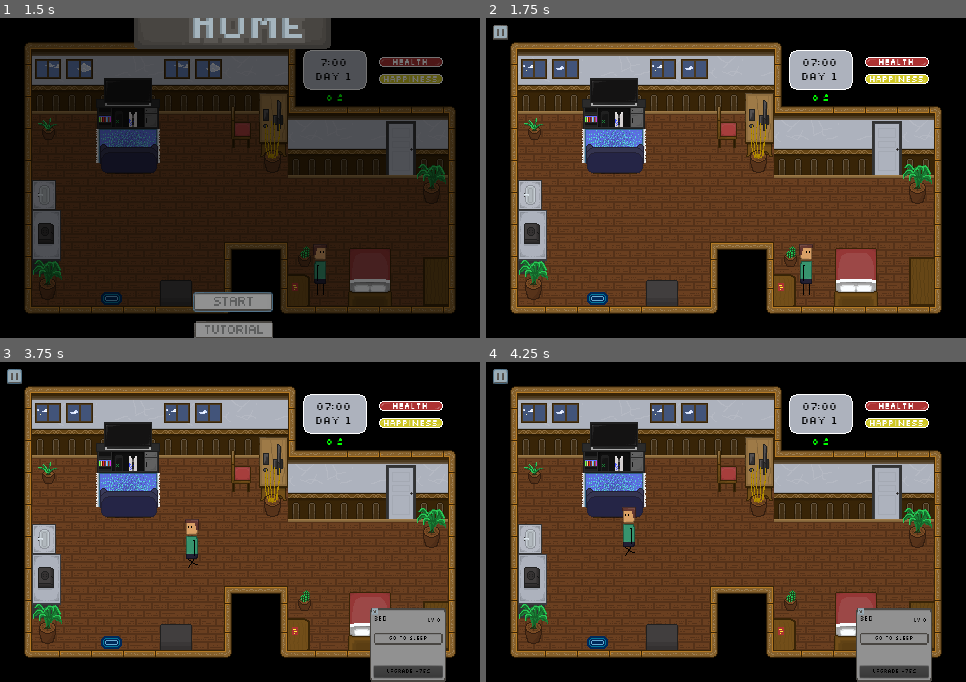
Above: before the commit, frames 1-4 (two rows, left to right).
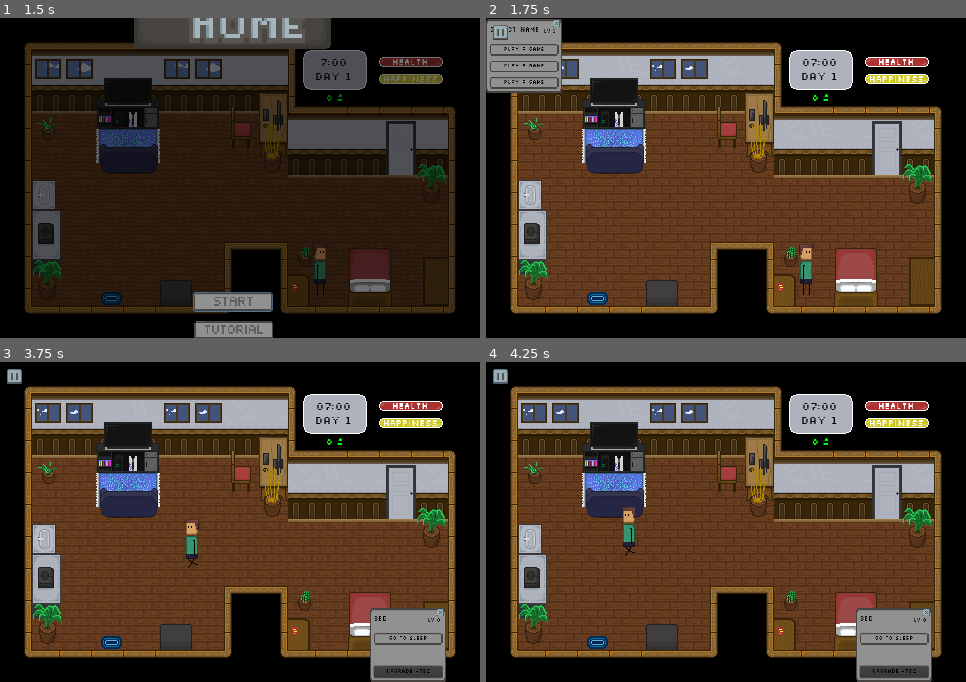
Above: after the commit, the same moments.

Repository: sun-wise-man/work-from-home
Game: Godot game, scene res://scenes/menu.tscn
The game is run twice, just before and just after one commit, with the same random seed, the same clock (stepped at 60 frames per second) and the same inputs.
Inputs (mouse positions are in pixels of both pictures, inside the frame that each line leads up to):
- Up to frame 1 (1.5 s): click (230, 190) at 0.5 s; click (230, 270) at 1.25 s
- Up to frame 2 (1.75 s): no input
- Up to frame 3 (3.75 s): click (38, 394) at 2 s, where only the run after the commit has a clickable "Play a game"; click (14, 374) at 2.75 s; tap Enter at 3.5 s; move the mouse to (369, 621) at 3.52 s; click (369, 621) at 3.67 s
- Up to frame 4 (4.25 s): no input

Frame 1 is identical in both runs. In frame 2, 3.4% of the frame differs, in the area x 0-16%, y 0-24%; in frame 3, less than 0.1%; in frame 4, less than 0.1%.
Error after the commit: Invalid get index '0' (on base: 'PoolIntArray'). (res://scenes/ActivitySystem.gd:70)

Commit message:
Move Close Button
Close button to the upper right corner

Diff:
--- a/scenes/main.tscn
+++ b/scenes/main.tscn
@@ -701,15 +701,15 @@
 "name": "idle",
 "speed": 6.0
 }, {
+"frames": [ ExtResource( 1 ), ExtResource( 5 ), ExtResource( 4 ), ExtResource( 3 ) ],
+"loop": true,
+"name": "walk",
+"speed": 8.0
+}, {
 "frames": [ SubResource( 7 ), SubResource( 8 ), SubResource( 9 ), SubResource( 10 ) ],
 "loop": true,
 "name": "eating",
 "speed": 3.0
-}, {
-"frames": [ ExtResource( 1 ), ExtResource( 5 ), ExtResource( 4 ), ExtResource( 3 ) ],
-"loop": true,
-"name": "walk",
-"speed": 8.0
 } ]
 
 [sub_resource type="RectangleShape2D" id=12]
@@ -990,59 +990,59 @@
 extra_spacing_char = 1
 font_data = ExtResource( 25 )
 
-[sub_resource type="StyleBoxTexture" id=85]
+[sub_resource type="StyleBoxTexture" id=74]
 texture = ExtResource( 58 )
 region_rect = Rect2( 4.50745, 4.30469, 40.8674, 43.7353 )
 
-[sub_resource type="StyleBoxTexture" id=86]
+[sub_resource type="StyleBoxTexture" id=75]
 texture = ExtResource( 58 )
 region_rect = Rect2( 54.7129, 4.6352, 40.3186, 43.9543 )
 
-[sub_resource type="StyleBoxFlat" id=74]
+[sub_resource type="StyleBoxFlat" id=76]
 bg_color = Color( 0, 0, 0, 0.705882 )
 
-[sub_resource type="StyleBoxFlat" id=75]
-
-[sub_resource type="DynamicFont" id=76]
+[sub_resource type="StyleBoxFlat" id=77]
+
+[sub_resource type="DynamicFont" id=78]
 size = 24
 font_data = ExtResource( 25 )
 
-[sub_resource type="DynamicFont" id=77]
+[sub_resource type="DynamicFont" id=79]
 size = 12
 font_data = ExtResource( 25 )
-
-[sub_resource type="DynamicFont" id=78]
-size = 10
-font_data = ExtResource( 25 )
-
-[sub_resource type="StyleBoxTexture" id=79]
-texture = ExtResource( 47 )
-region_rect = Rect2( 0.152283, 29.7171, 80.4895, 20.3907 )
 
 [sub_resource type="DynamicFont" id=80]
 size = 10
 font_data = ExtResource( 25 )
 
-[sub_resource type="StyleBoxFlat" id=81]
+[sub_resource type="StyleBoxTexture" id=81]
+texture = ExtResource( 47 )
+region_rect = Rect2( 0.152283, 29.7171, 80.4895, 20.3907 )
+
+[sub_resource type="DynamicFont" id=82]
+size = 10
+font_data = ExtResource( 25 )
+
+[sub_resource type="StyleBoxFlat" id=83]
 bg_color = Color( 0, 0, 0, 0.54902 )
 
-[sub_resource type="StyleBoxTexture" id=82]
+[sub_resource type="StyleBoxTexture" id=84]
 texture = ExtResource( 51 )
 region_rect = Rect2( 0, 0, 256, 256 )
 
-[sub_resource type="StyleBoxTexture" id=87]
+[sub_resource type="StyleBoxTexture" id=85]
 texture = ExtResource( 59 )
 region_rect = Rect2( 14.3605, 141.315, 228.119, 55.132 )
 
-[sub_resource type="StyleBoxTexture" id=88]
+[sub_resource type="StyleBoxTexture" id=86]
 texture = ExtResource( 59 )
 region_rect = Rect2( 270.339, 139.555, 227.52, 56.2813 )
 
-[sub_resource type="StyleBoxTexture" id=83]
+[sub_resource type="StyleBoxTexture" id=87]
 texture = ExtResource( 50 )
 region_rect = Rect2( 5.14925, 4.51936, 40.1181, 42.8931 )
 
-[sub_resource type="StyleBoxTexture" id=84]
+[sub_resource type="StyleBoxTexture" id=88]
 texture = ExtResource( 50 )
 region_rect = Rect2( 54.5065, 4.75858, 40.8945, 43.1891 )
 
@@ -1848,7 +1848,6 @@
 }
 
 [node name="ActivitySystem" type="Control" parent="GUI"]
-visible = false
 margin_right = 40.0
 margin_bottom = 40.0
 script = ExtResource( 28 )
@@ -1957,13 +1956,13 @@
 valign = 1
 
 [node name="ExitPopUp" type="Button" parent="GUI/ActivitySystem/Panel"]
-margin_left = 3.89053
-margin_top = 2.13708
-margin_right = 21.8905
-margin_bottom = 18.1371
-custom_styles/hover = SubResource( 85 )
-custom_styles/pressed = SubResource( 86 )
-custom_styles/normal = SubResource( 85 )
+margin_left = 175.289
+margin_top = 4.24679
+margin_right = 193.289
+margin_bottom = 20.2468
+custom_styles/hover = SubResource( 74 )
+custom_styles/pressed = SubResource( 75 )
+custom_styles/normal = SubResource( 74 )
 __meta__ = {
 "_edit_use_anchors_": false
 }
@@ -2109,17 +2108,17 @@
 margin_top = 6.61458
 margin_right = 21.6146
 margin_bottom = 21.6146
-custom_styles/hover = SubResource( 83 )
-custom_styles/pressed = SubResource( 84 )
-custom_styles/normal = SubResource( 83 )
-__meta__ = {
-"_edit_use_anchors_": false
-}
-[connection signal="hour_pass" from="." to="." method="_on_World_hour_pass"]
-[connection signal="hour_pass" from="." to="Objects/Windows" method="_on_World_hour_pass"]
+custom_styles/hover = SubResource( 87 )
+custom_styles/pressed = SubResource( 88 )
+custom_styles/normal = SubResource( 87 )
+__meta__ = {
+"_edit_use_anchors_": false
+}
+[connection signal="hour_pass" from="." to="GUI/Time" method="_on_World_hour_pass"]
 [connection signal="hour_pass" from="." to="GUI/HealthBar" method="_on_World_hour_pass"]
 [connection signal="hour_pass" from="." to="GUI/HappinessBar" method="_on_World_hour_pass"]
-[connection signal="hour_pass" from="." to="GUI/Time" method="_on_World_hour_pass"]
+[connection signal="hour_pass" from="." to="Objects/Windows" method="_on_World_hour_pass"]
+[connection signal="hour_pass" from="." to="." method="_on_World_hour_pass"]
 [connection signal="path_done" from="Player" to="." method="_on_Player_path_done"]
 [connection signal="mouse_entered" from="Objects/Bed/Area2D" to="Objects/Bed" method="_on_Area2D_mouse_entered"]
 [connection signal="mouse_exited" from="Objects/Bed/Area2D" to="Objects/Bed" method="_on_Area2D_mouse_exited"]
--- a/scenes/menu.tscn
+++ b/scenes/menu.tscn
@@ -672,15 +672,15 @@
 "name": "idle",
 "speed": 6.0
 }, {
+"frames": [ ExtResource( 19 ), ExtResource( 26 ), ExtResource( 7 ), ExtResource( 18 ) ],
+"loop": true,
+"name": "walk",
+"speed": 8.0
+}, {
 "frames": [ SubResource( 6 ), SubResource( 7 ), SubResource( 8 ), SubResource( 9 ) ],
 "loop": true,
 "name": "eating",
 "speed": 3.0
-}, {
-"frames": [ ExtResource( 19 ), ExtResource( 26 ), ExtResource( 7 ), ExtResource( 18 ) ],
-"loop": true,
-"name": "walk",
-"speed": 8.0
 } ]
 
 [sub_resource type="RectangleShape2D" id=11]
Not shown: 12 places in scenes/main.tscn that only renumber resources
Not shown: 11 places in scenes/menu.tscn that only renumber resources
